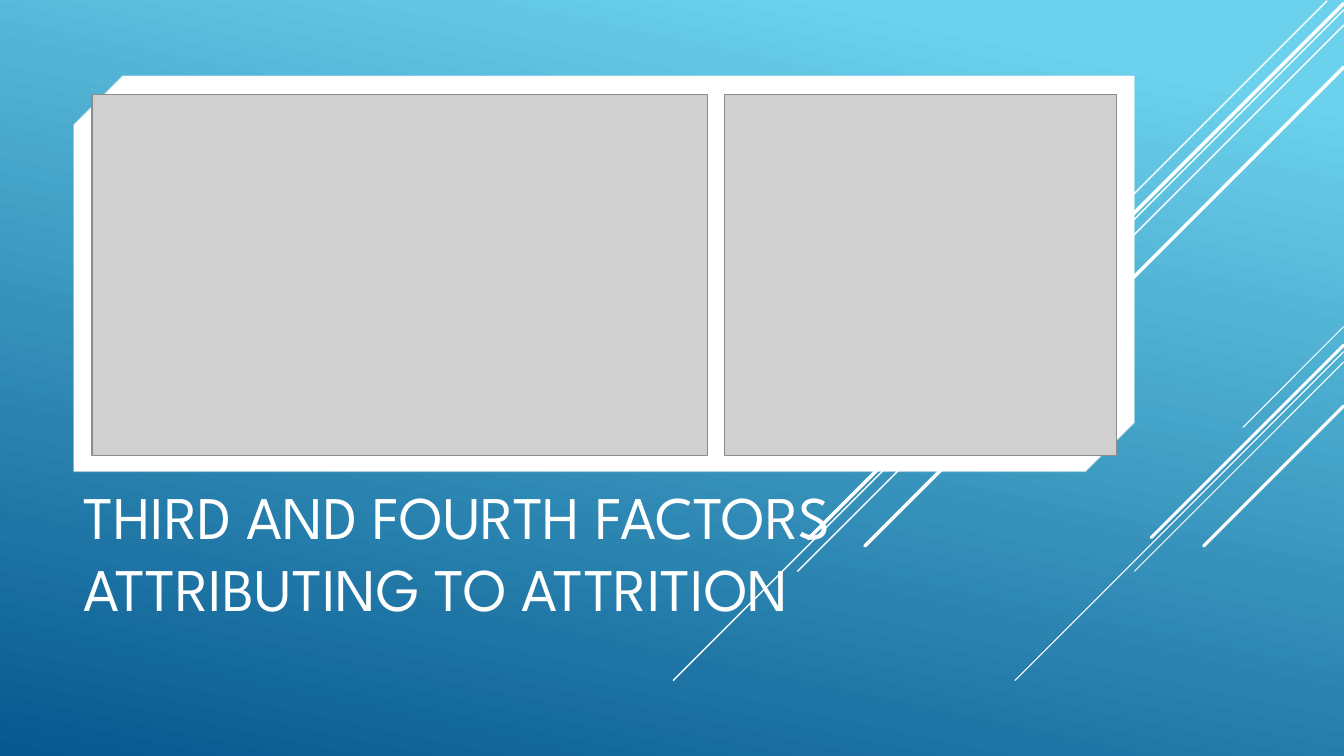
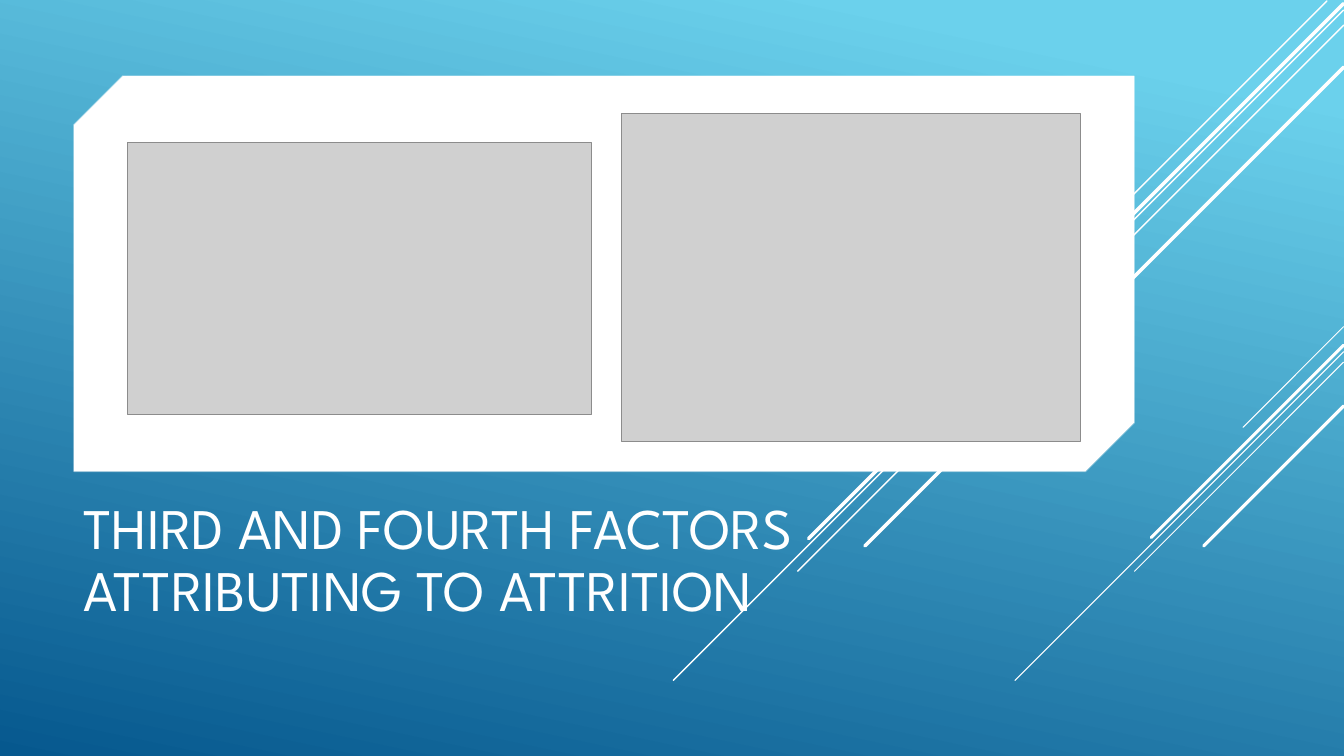
Before and after one commit to R-Chandna/MSDS6306_CaseStudy_2, a slide deck: slide 7 of Reducing_Attrition_AnEdit.pptx. Drawn at 1344x756 pixels with LibreOffice and Linux fonts; fonts in the diff are those of the drawing; grey boxes stand for pictures. Boxes give left, top, right and bottom in pixels: in the first picture for what was removed or moved away, otherwise in the second. Text is boxed around its words. In the diff, an @@ line names an element or a change of style, - is before the commit and + after.

Commit message:
fix ppt slide

```diff
--- a/Reducing_Attrition_AnEdit.pptx
+++ b/Reducing_Attrition_AnEdit.pptx
@@ picture resized from (x1=724, y1=94, x2=1116, y2=456) to (x1=622, y1=114, x2=1081, y2=442) @@
@@ picture resized from (x1=92, y1=94, x2=708, y2=456) to (x1=128, y1=143, x2=591, y2=415) @@
@@ title "THIRD AND FOURTH FACTORS ATTRIBUTING ..." at (x1=83, y1=510, x2=792, y2=629): size 43.2 to 41 pt; line spacing 1 to 0.9 @@
```
